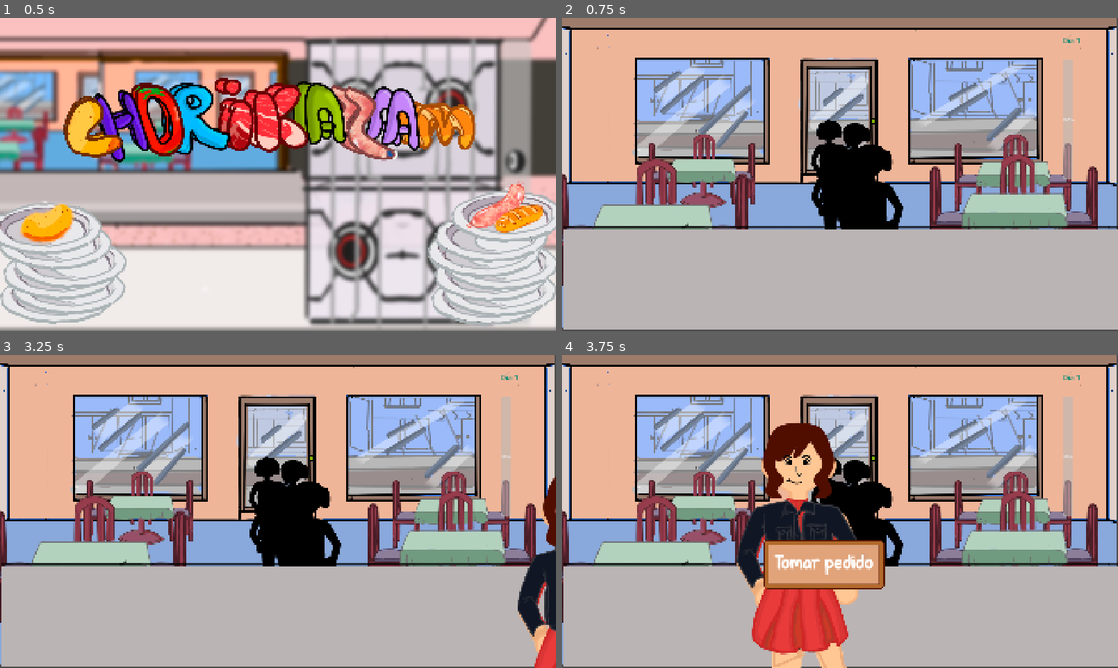
Above: before the commit, frames 1-4 (two rows, left to right).
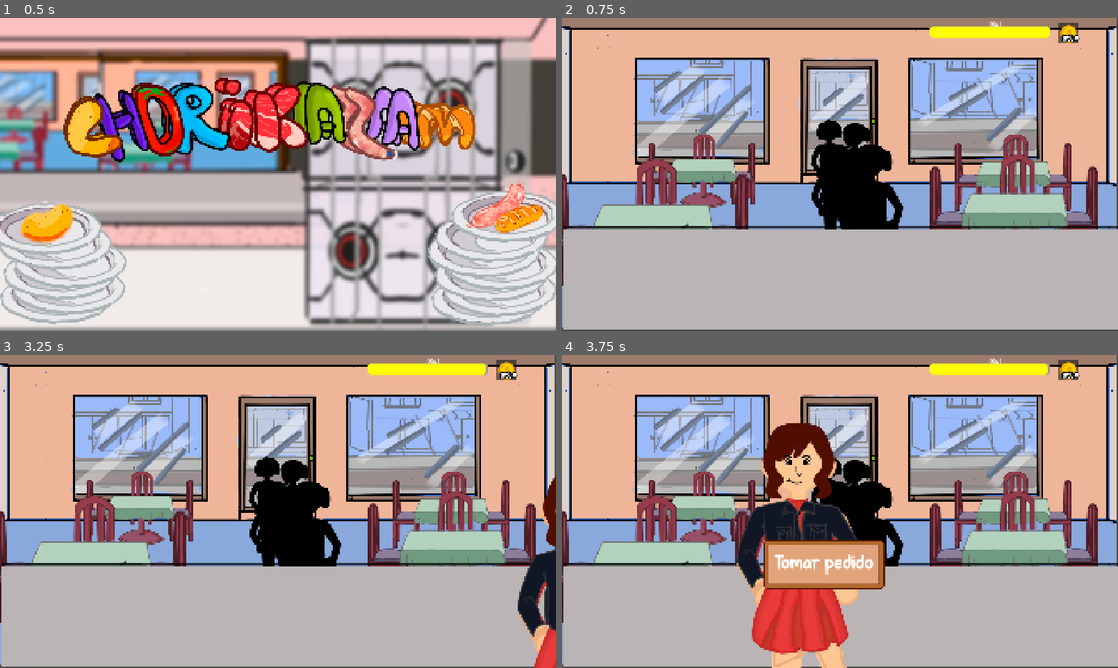
Above: after the commit, the same moments.

Repository: KimHana1/chorikazam
Game: Godot game, scene res://Escenas/control.tscn
Same seed, same stepped clock (60 frames per second), same inputs: the game is played once before the commit and once after it.
Inputs (mouse positions are in pixels of both pictures, inside the frame that each line leads up to):
- Up to frame 1 (0.5 s): no input
- Up to frame 2 (0.75 s): click (834, 121) at 0.5 s
- Up to frame 3 (3.25 s): tap Enter at 1.25, 2.75 s; move the mouse to (400, 495) at 1.27 s; click (400, 495) at 1.42 s; tap Space at 2 s; move the mouse to (166, 527) at 2.02 s; click (166, 527) at 2.17 s; move the mouse to (333, 442) at 2.77 s; click (333, 442) at 2.92 s
- Up to frame 4 (3.75 s): move the mouse to (812, 574) at 3.52 s; click (812, 574) at 3.67 s

Frame 1 is identical in both runs. In frame 2, 1.7% of the frame differs, in the area x 66-94%, y 1-52%; in frame 3, 1.7%; in frame 4, 1.7%.

Commit message:
Barra timer enchulada y monedas en todas la escenas

Diff:
--- a/Autoload/GameManager.gd
+++ b/Autoload/GameManager.gd
@@ -1,7 +1,7 @@
 extends Node
 
 var dia_actual := 1
-var duracion_dia := 300.0
+var duracion_dia := 150.0
 var tiempo_restante := 300.0
 
 var clientes_por_dia := 3
--- a/Autoload/Global.gd
+++ b/Autoload/Global.gd
@@ -2,7 +2,7 @@
 
 var tiempo_dia := 300.0
 
-var monedas_jugador := 200.0
+var monedas_jugador := 800.0
 var monedas_vendedor := 100.0
 
 var ingredientes : Dictionary[String,int] = {
--- a/Escenas/cliente.tscn
+++ b/Escenas/cliente.tscn
@@ -7,15 +7,34 @@
 [ext_resource type="FontFile" uid="uid://c1dgrcg0mmcth" path="res://fuente/Biro_Script_reduced.otf" id="4_vo5fx"]
 [ext_resource type="FontFile" uid="uid://dudv2hdvdaykx" path="res://fuente/Vanilla Caramel.otf" id="4_wd6nn"]
 [ext_resource type="Texture2D" uid="uid://d132m6gqtyeng" path="res://Sprites/Nuevos sprites/boton rectangular.png" id="6_kcrf7"]
+[ext_resource type="PackedScene" uid="uid://bjahk0e8c34q7" path="res://Comercio/comer/EscenasComercio/monedas.tscn" id="8_7uf5d"]
 
 [sub_resource type="LabelSettings" id="LabelSettings_puucq"]
 font = ExtResource("4_wd6nn")
 font_size = 35
 font_color = Color(0.39540777, 0.19101903, 0.16719764, 1)
 
+[sub_resource type="StyleBoxFlat" id="StyleBoxFlat_7uf5d"]
+border_color = Color(2.3736357e-09, 0.0020808259, 0.0004679445, 1)
+border_blend = true
+corner_radius_top_left = 10
+corner_radius_top_right = 10
+corner_radius_bottom_right = 10
+corner_radius_bottom_left = 10
+corner_detail = 9
+
+[sub_resource type="StyleBoxFlat" id="StyleBoxFlat_yuvmj"]
+bg_color = Color(1, 1, 0, 1)
+border_color = Color(0.3529412, 0.101960786, 0.003921569, 1)
+corner_radius_top_left = 10
+corner_radius_top_right = 10
+corner_radius_bottom_right = 10
+corner_radius_bottom_left = 10
+corner_detail = 10
+
 [sub_resource type="LabelSettings" id="LabelSettings_yuvmj"]
+font = ExtResource("4_wd6nn")
 font_size = 26
-font_color = Color(1.0107458e-06, 0.5319785, 0.44265088, 1)
 
 [sub_resource type="Theme" id="Theme_dffsu"]
 default_base_scale = 0.48
@@ -130,16 +149,26 @@
 texture = ExtResource("3_yuvmj")
 
 [node name="BarraTiempo" type="ProgressBar" parent="CanvasLayer" unique_id=933280775]
-offset_left = 1730.0
-offset_top = 144.0
-offset_right = 1766.0
-offset_bottom = 559.0
+offset_left = 1686.0001
+offset_top = 31.0
+offset_right = 1722.0001
+offset_bottom = 446.0
+rotation = 1.5707964
+theme_override_colors/font_color = Color(7.354554, 7.334081, 9.857178e-05, 1)
+theme_override_colors/font_outline_color = Color(0, 0, 0, 1)
+theme_override_styles/background = SubResource("StyleBoxFlat_7uf5d")
+theme_override_styles/fill = SubResource("StyleBoxFlat_yuvmj")
+max_value = 40.0
+fill_mode = 3
+show_percentage = false
 
 [node name="LabelDia" type="Label" parent="CanvasLayer" unique_id=1829077094]
-offset_left = 1728.0
-offset_top = 59.0
-offset_right = 1768.0
-offset_bottom = 82.0
+offset_left = 1475.0
+offset_top = 6.0
+offset_right = 1515.0
+offset_bottom = 42.0
+theme_override_fonts/font = ExtResource("4_wd6nn")
+theme_override_font_sizes/font_size = 25
 label_settings = SubResource("LabelSettings_yuvmj")
 
 [node name="ButtonCocinar" type="Button" parent="CanvasLayer" unique_id=1641141922]
@@ -228,5 +257,12 @@
 [node name="Pos5" type="Marker2D" parent="FilaClientes" unique_id=79403196]
 position = Vector2(119.00007, 159.99992)
 
+[node name="Monedas" parent="." unique_id=838206148 instance=ExtResource("8_7uf5d")]
+offset_left = 1400.0011
+offset_top = -463.99988
+offset_right = 1600.0011
+offset_bottom = -263.99988
+scale = Vector2(0.352, 0.356)
+
 [connection signal="pressed" from="CanvasLayer/ButtonCocinar" to="." method="_on_button_cocinar_pressed"]
 [connection signal="pressed" from="CanvasLayer/ButtonTomarPedido" to="." method="_on_button_tomar_pedido_pressed"]
